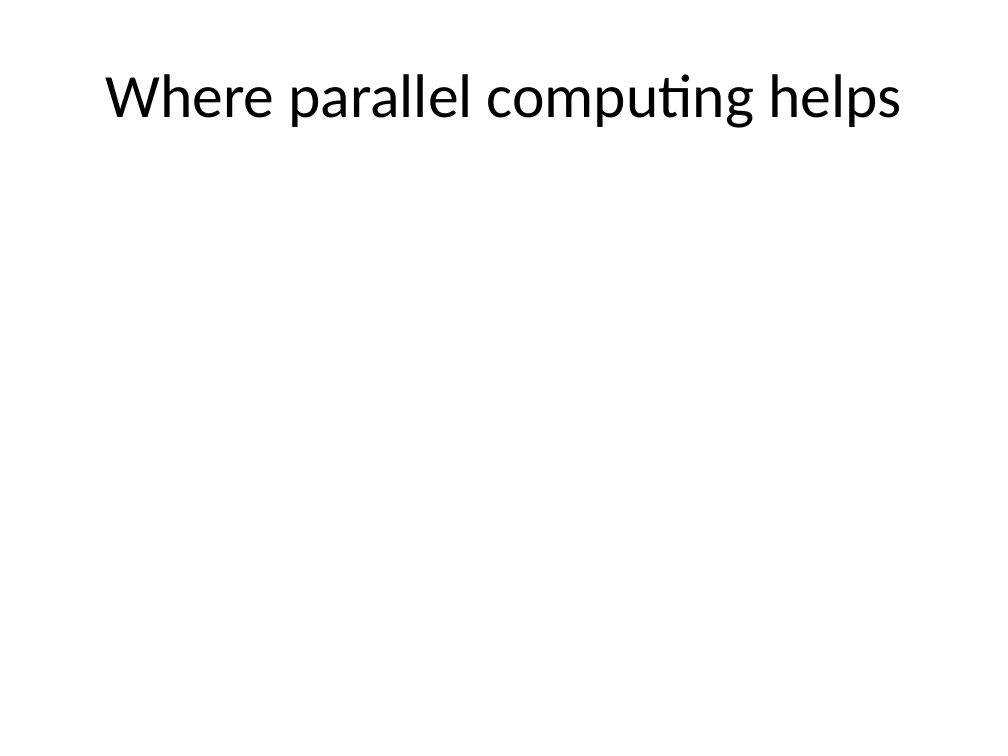
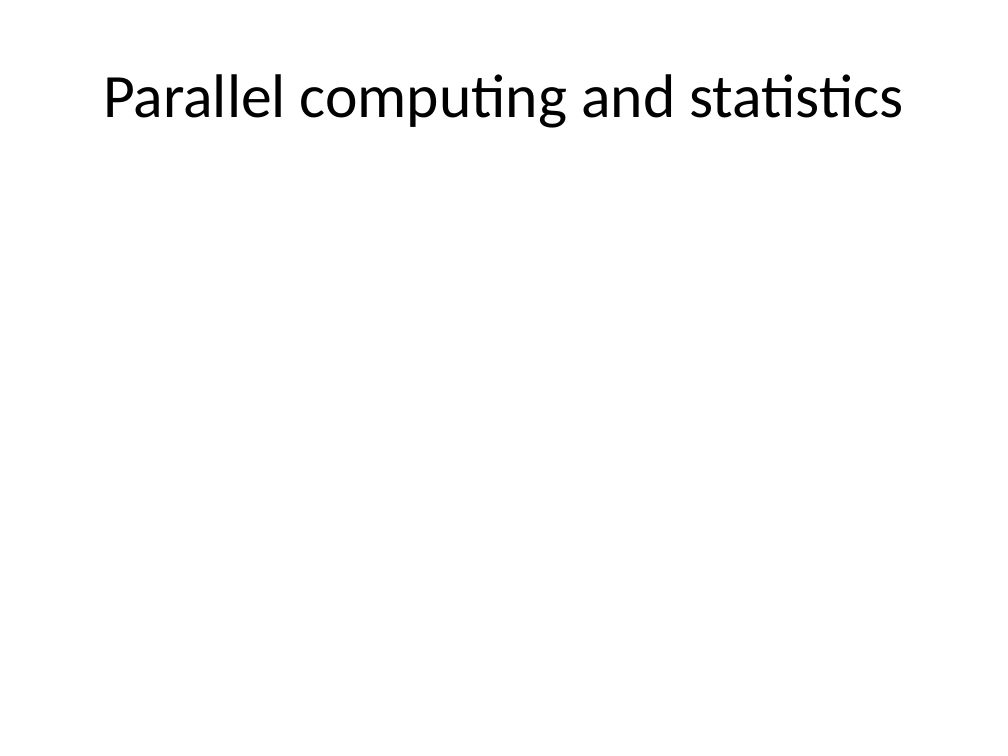
Before and after one commit to pmean/cluster-computing, a slide deck: slide 10 of talks/introduction.pptx. Drawn at 1008x756 pixels with LibreOffice and Linux fonts; fonts in the diff are those of the drawing. Boxes give left, top, right and bottom in pixels: in the first picture for what was removed or moved away, otherwise in the second. Text is boxed around its words. In the diff, an @@ line names an element or a change of style, - is before the commit and + after.

```diff
--- a/talks/introduction.pptx
+++ b/talks/introduction.pptx
@@ title at <box>103,74,903,128</box>: text changed @@
-Where parallel computing helps
+Parallel computing and statistics
```
Also in this commit, not shown: 1 other slide changed, 1 slide added, 6 other files.
